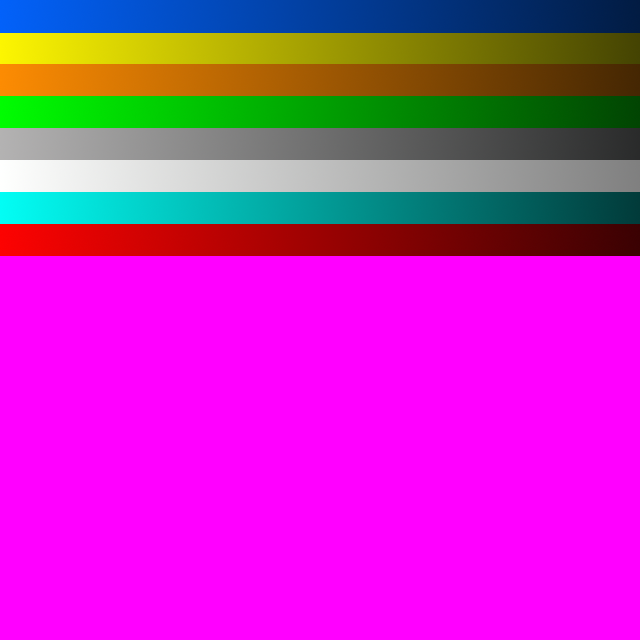
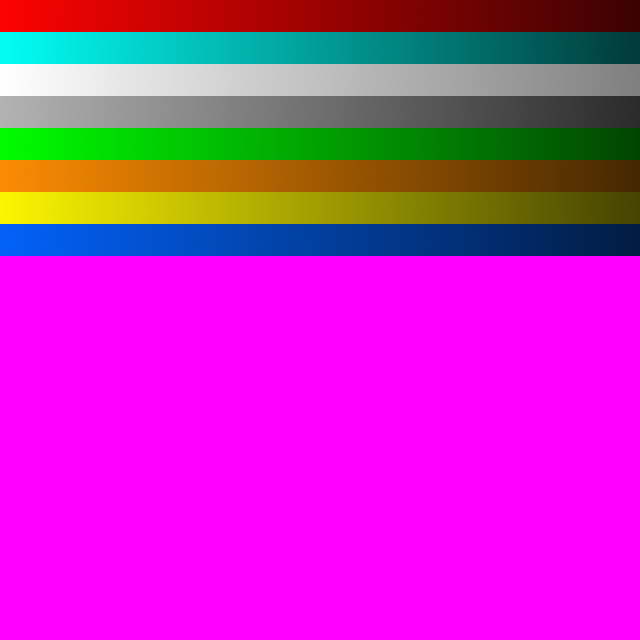
The second (640, 640) image is a revision of the first. Changes to its layers:
renamed "Background" to "NewTextureMap.png", painted on it over box(0, 0, 640, 256)
